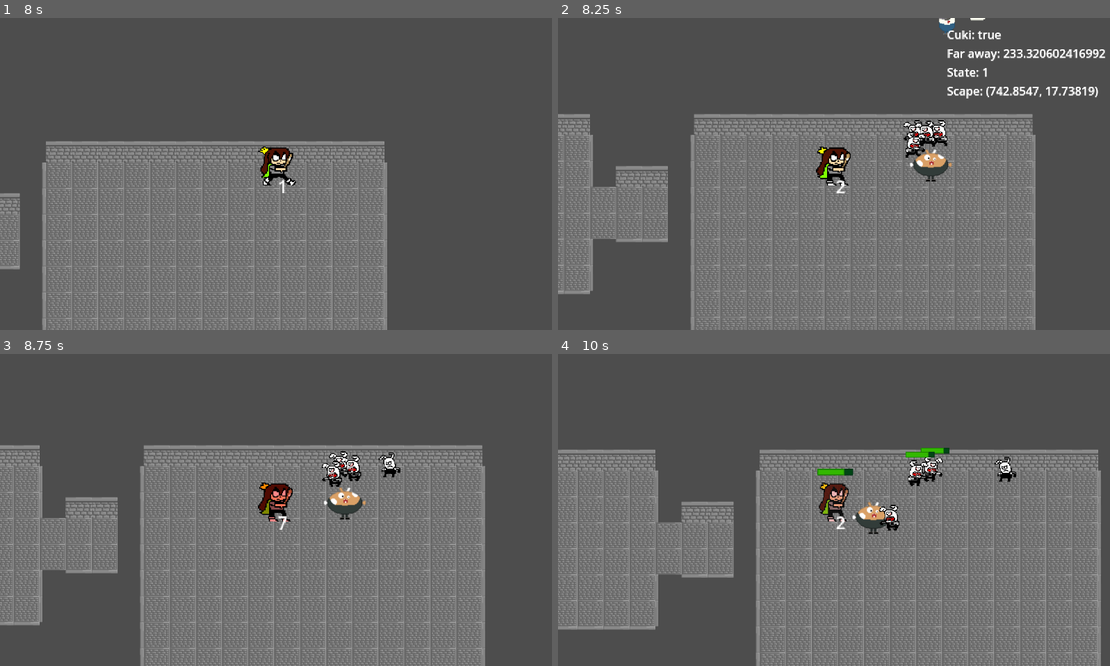
Above: before the commit, frames 1-4 (two rows, left to right).
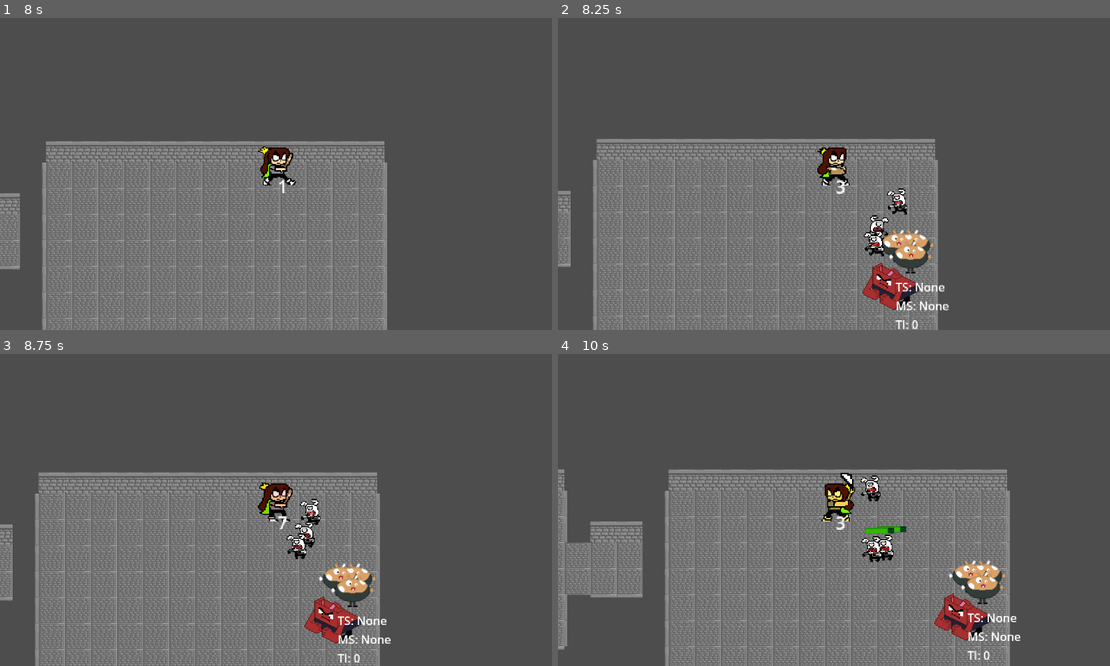
Above: after the commit, the same moments.

Repository: Megameca04/Proyecto_Cuki
Game: Godot game, scene res://Pruebas.tscn
Same seed, same stepped clock (60 frames per second), same inputs: the game is played once before the commit and once after it.
Inputs:
- Up to frame 1 (8 s): tap Enter at 0.5 s; hold Z (Atacar) 0.53-1.28 s; hold Up (ui_up) 0.53-2.03 s; tap X (Dash) every 1.5 s from 1.35 to 7.35 s; hold Z (Atacar) 2.03-2.78 s; hold Left (ui_left) 2.03-3.53 s; hold Down (ui_down) 3.53-4.28 s; hold Z (Atacar) 3.53-4.28 s; hold Right (ui_right) 4.28-5.03 s; hold Up (ui_up) 5.03-5.78 s; hold Z (Atacar) 5.03-5.78 s; hold Right (ui_right) from 5.78 s (still down); hold Z (Atacar) 6.53-7.28 s
- Up to frame 2 (8.25 s): release Right (ui_right) at 8.03 s; hold Down (ui_down) from 8.03 s (still down); hold Z (Atacar) from 8.03 s (still down)
- Up to frame 3 (8.75 s): keep holding Down (ui_down); keep holding Z (Atacar)
- Up to frame 4 (10 s): release Down (ui_down) at 8.78 s; release Z (Atacar) at 8.78 s; hold Left (ui_left) 8.78-9.53 s; tap X (Dash) at 8.85 s; hold Up (ui_up) from 9.53 s (still down); hold Z (Atacar) from 9.53 s (still down)

Frame 1 is identical in both runs. In frame 2, 37% of the frame differs, in the area x 0-100%, y 0-100%; in frame 3, 38%, in the area x 0-88%, y 29-100%; in frame 4, 37%.

Commit message:
Enemies don't spawn too close to Cuki

Diff:
--- a/Cuki-Clash of the Kuins/Scripts/Totem.gd
+++ b/Cuki-Clash of the Kuins/Scripts/Totem.gd
@@ -45,9 +45,10 @@
 				enemy = chooty.instantiate()
 			if (easyEnemiesDictionary[randomEnemyIndex] == "Explosive_Eater"):
 				enemy = explosive_eater.instantiate()
-			var newPosition = self.global_position
-			while newPosition == Vector2.ZERO || newPosition == Cuki.position:
-				newPosition += Vector2(randi() % 50, randi() % 50)
+			var newPosition = Vector2.ZERO
+			while newPosition == Vector2.ZERO || newPosition.distance_to(Cuki.position) < 130:
+				newPosition = self.global_position
+				newPosition += Vector2(randi() % 100, randi() % 100)
 			enemy.global_position = newPosition
 			enemy.add_to_group("totem_enemies")
 			self.call_deferred("add_sibling", enemy)
